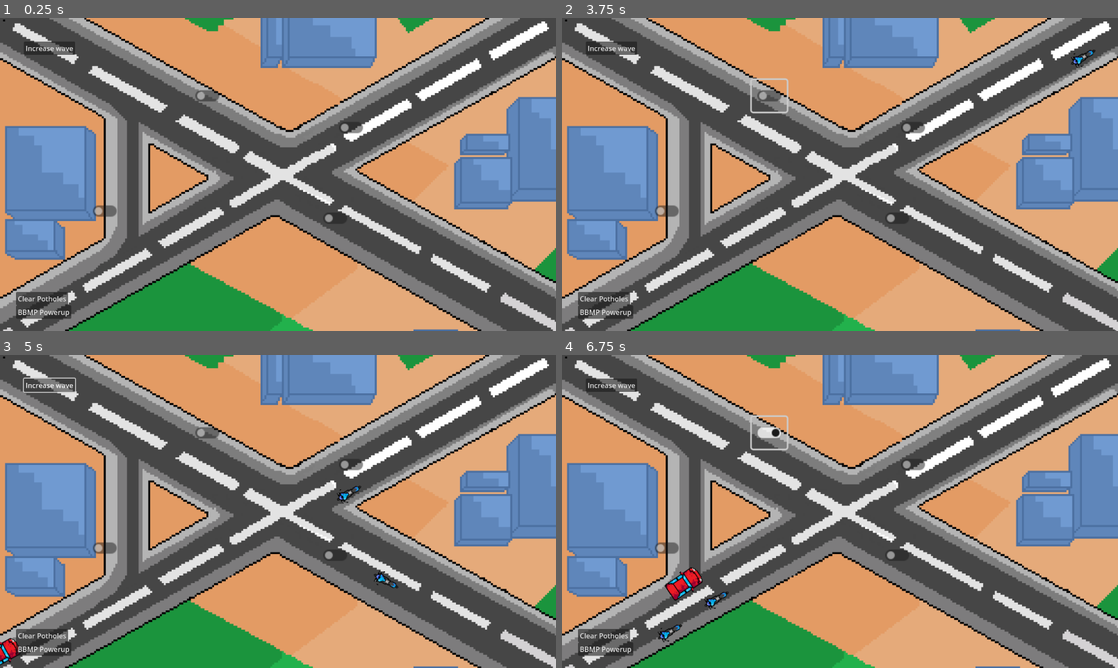
Above: before the commit, frames 1-4 (two rows, left to right).
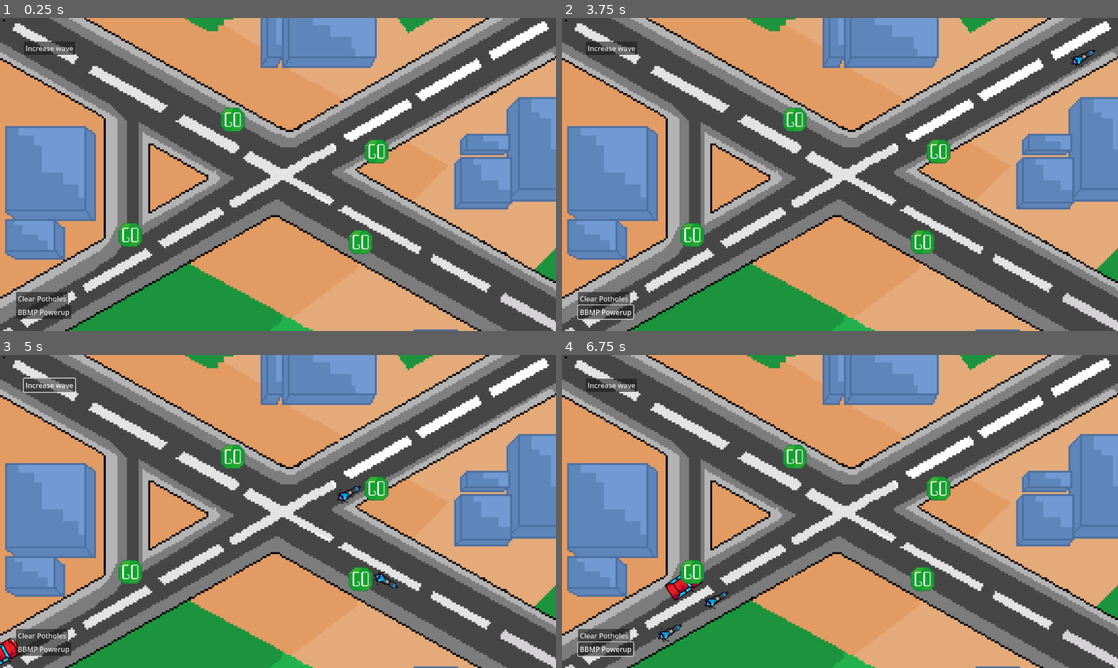
Above: after the commit, the same moments.

Repository: WinnerWind/omov-game
Game: Godot game, scene res://scenes/main.tscn
Two runs of this game, one before a commit and one after it. Both use one fixed random seed, a clock stepped at 60 frames per second and the inputs below.
Inputs (mouse positions are in pixels of both pictures, inside the frame that each line leads up to):
- Up to frame 1 (0.25 s): no input
- Up to frame 2 (3.75 s): click (767, 96) at 0.52 s; click "Increase wave" at 1.25 s; click "Clear Potholes" at 2 s; click "BBMP Powerup" at 2.75 s; click (767, 96) at 3.52 s
- Up to frame 3 (5 s): click "Increase wave" at 4.25 s
- Up to frame 4 (6.75 s): click "Clear Potholes" at 5 s; click "BBMP Powerup" at 5.75 s; click (767, 433) at 6.52 s

The runs differ from the first frame. In frame 1, 1.5% of the frame differs, in the area x 16-70%, y 23-76%; in frame 2, 1.7%; in frame 3, 1.5%; in frame 4, 1.8%, in the area x 2-70%, y 19-97%.

Commit message:
Fix stop sign visuals

Diff:
--- a/scenes/prefabs/stop_area.tscn
+++ b/scenes/prefabs/stop_area.tscn
@@ -1,9 +1,23 @@
-[gd_scene load_steps=3 format=3 uid="uid://0ej7nf4ws53l"]
+[gd_scene load_steps=11 format=3 uid="uid://0ej7nf4ws53l"]
 
 [ext_resource type="Script" uid="uid://dm1cwo4hquhf6" path="res://scripts/slowdown_areas.gd" id="1_kn2g5"]
+[ext_resource type="Texture2D" uid="uid://bdjbvygqr5nns" path="res://assets/art/icons/stop-sign.png" id="2_4wlrb"]
+[ext_resource type="Texture2D" uid="uid://kf70mpy01f04" path="res://assets/art/icons/go-sign.png" id="3_7ufvg"]
 
 [sub_resource type="RectangleShape2D" id="RectangleShape2D_480gi"]
 size = Vector2(100, 100)
+
+[sub_resource type="StyleBoxEmpty" id="StyleBoxEmpty_bbosw"]
+
+[sub_resource type="StyleBoxEmpty" id="StyleBoxEmpty_cjk5n"]
+
+[sub_resource type="StyleBoxEmpty" id="StyleBoxEmpty_0xs8k"]
+
+[sub_resource type="StyleBoxEmpty" id="StyleBoxEmpty_f4gx8"]
+
+[sub_resource type="StyleBoxEmpty" id="StyleBoxEmpty_8745n"]
+
+[sub_resource type="StyleBoxEmpty" id="StyleBoxEmpty_n4ryh"]
 
 [node name="Stop Area" type="Area2D" node_paths=PackedStringArray("collision_shape", "toggle_button")]
 collision_layer = 2
@@ -28,5 +42,13 @@
 offset_bottom = 50.0
 grow_horizontal = 2
 grow_vertical = 2
+theme_override_styles/normal = SubResource("StyleBoxEmpty_bbosw")
+theme_override_styles/pressed = SubResource("StyleBoxEmpty_cjk5n")
+theme_override_styles/hover = SubResource("StyleBoxEmpty_0xs8k")
+theme_override_styles/hover_pressed = SubResource("StyleBoxEmpty_f4gx8")
+theme_override_styles/disabled = SubResource("StyleBoxEmpty_8745n")
+theme_override_styles/focus = SubResource("StyleBoxEmpty_n4ryh")
+theme_override_icons/checked = ExtResource("2_4wlrb")
+theme_override_icons/unchecked = ExtResource("3_7ufvg")
 
 [connection signal="toggled" from="CheckButton" to="." method="toggle_stopped_state"]
--- a/scripts/slowdown_areas.gd
+++ b/scripts/slowdown_areas.gd
@@ -22,9 +22,6 @@
 	area_entered.connect(_on_body_entered)
 	body_exited.connect(_on_body_exited)
 	area_exited.connect(_on_body_exited)
-	if toggle_button:
-		#toggle_button.size = shape.size
-		toggle_button.set_deferred(&"size", shape.size)
 	set_variables()
 
 func _on_body_entered(body:Node2D):
@@ -49,3 +46,7 @@
 	apply_effect = state
 func set_variables() -> void:
 	collision_shape.shape = shape
+	if toggle_button:
+		#toggle_button.size = shape.size
+		toggle_button.set_deferred(&"size", shape.size)
+		toggle_button.position = -shape.size/2
Binary file added: assets/art/icons/go-sign.png
Not shown, added: assets/art/icons/go-sign.png.import
Binary file added: assets/art/icons/stop-sign.png
Not shown, added: assets/art/icons/stop-sign.png.import
Binary file added: assets/source/go-sign.aseprite
Binary file added: assets/source/stop-sign.aseprite
